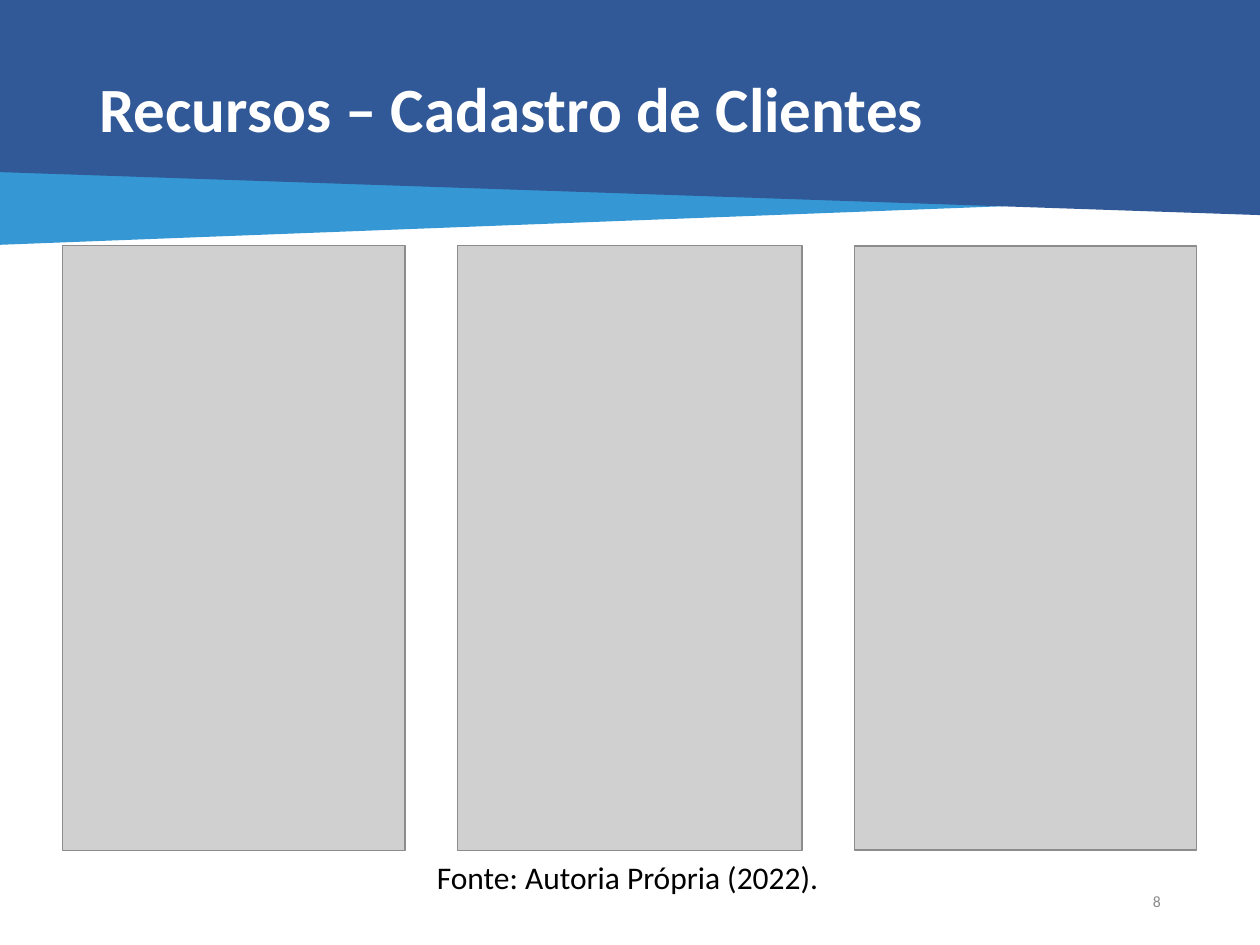
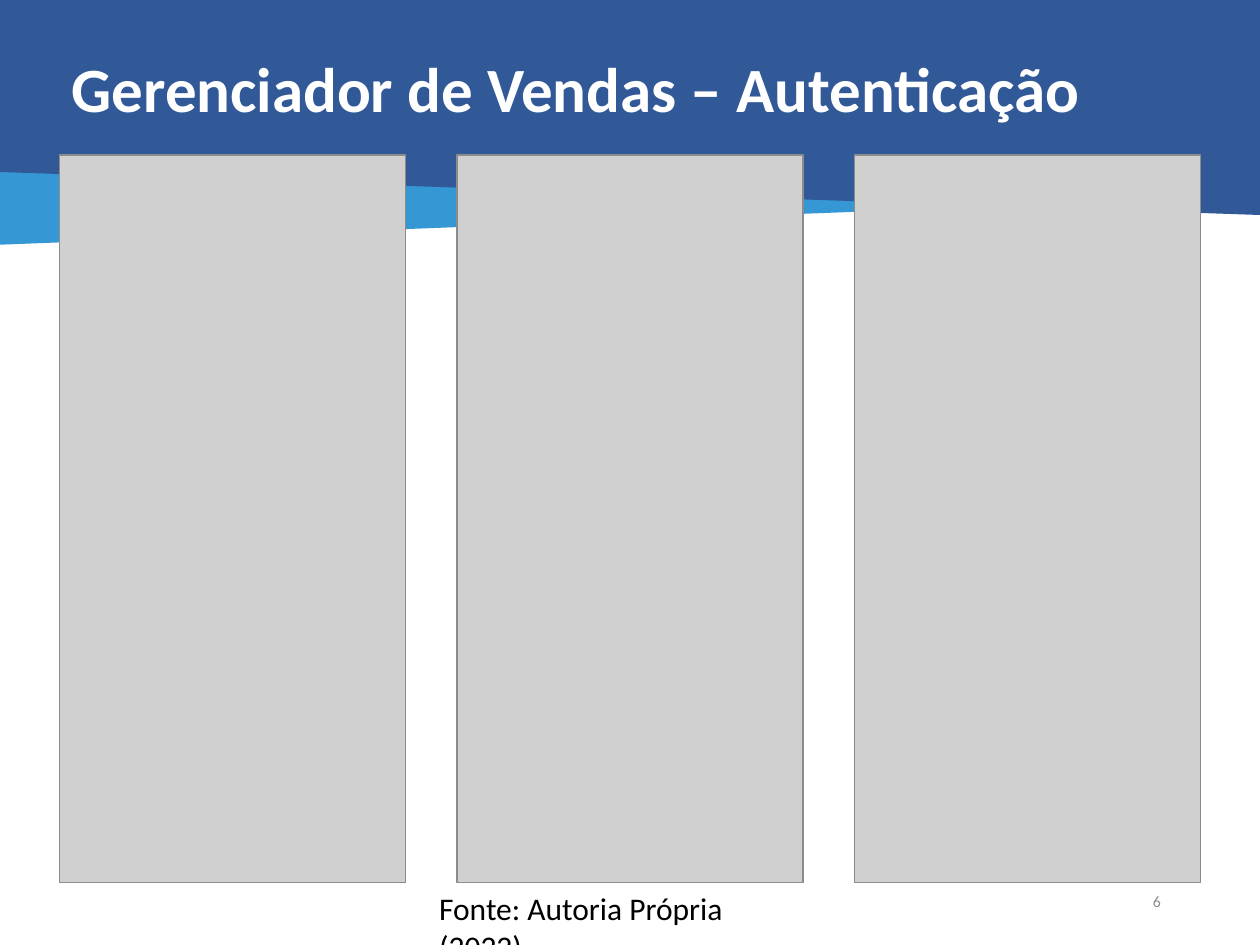
Before and after one commit to JohnAndante/tcc-project, a slide deck: slide 9 of Apresentação/TCC - Gerenciador de Vendas - Final.pptx (slide 12 before the commit). Drawn at 1260x945 pixels with LibreOffice and Linux fonts; fonts in the diff are those of the drawing; grey boxes stand for pictures. Boxes give left, top, right and bottom in pixels: in the first picture for what was removed or moved away, otherwise in the second. Text is boxed around its words. In the diff, an @@ line names an element or a change of style, - is before the commit and + after.

```diff
--- a/Apresentação/TCC - Gerenciador de Vendas - Final.pptx
+++ b/Apresentação/TCC - Gerenciador de Vendas - Final.pptx
@@ title at bbox=[72, 67, 1079, 123]: text changed @@
-Recursos – Cadastro de Clientes
+Gerenciador de Vendas – Autenticação
@@ picture: place and size @@
-picture at bbox=[63, 246, 406, 852]
+picture at bbox=[59, 155, 406, 882]
@@ picture: place and size @@
-picture at bbox=[457, 246, 801, 852]
+picture at bbox=[457, 155, 804, 882]
@@ picture: place and size @@
-picture at bbox=[854, 246, 1196, 849]
+picture at bbox=[854, 155, 1201, 882]
@@ text "Fonte: Autoria Própria (2022)." rewrapped from bbox=[437, 866, 818, 894] to bbox=[439, 898, 722, 925] @@
@@ text at bbox=[1153, 896, 1161, 907]: text changed; text colour #8C8C8C to #8B8B8B @@
-8
+6
```
Also in this commit, not shown: 10 other slides changed, 1 slide added, 8 slides removed, 34 other files.
